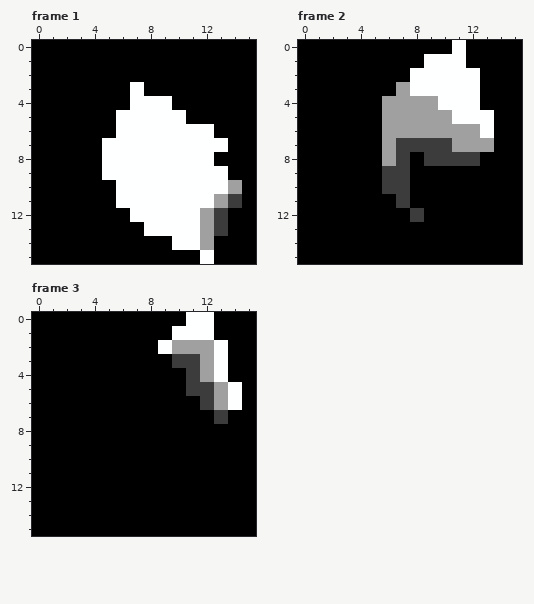
One commit to this pixel-art file: art/sprite_tiles/dagger_west.aseprite. This is how it looked before the edit.
16x16 pixels, 4 frames. Shown: frame 1, frame 2, frame 3.
The same view after the edit:
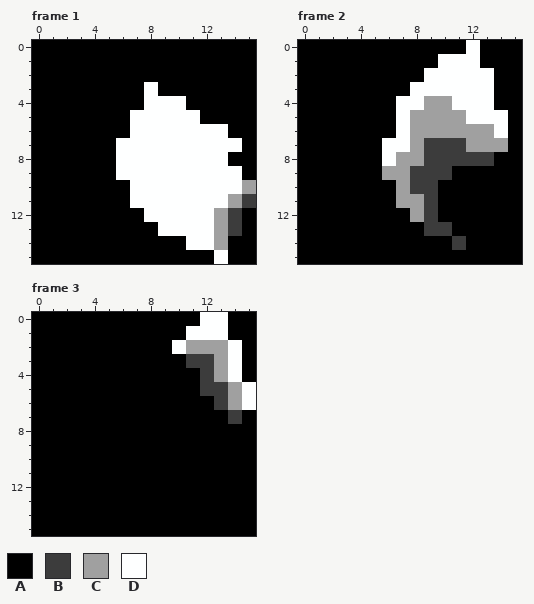
Palette (. is transparent): A #000000  B #3c3c3c  C #a0a0a0  D #feffff
Change:
--- frame 1
@@ x 0..15 @@
  2 AAAAAAAAAAAAAAAA
- 3 AAAAAAADAAAAAAAA
- 4 AAAAAAADDDAAAAAA
- 5 AAAAAADDDDDAAAAA
- 6 AAAAAADDDDDDDAAA
- 7 AAAAADDDDDDDDDAA
- 8 AAAAADDDDDDDDAAA
- 9 AAAAADDDDDDDDDAA
-10 AAAAAADDDDDDDDCA
-11 AAAAAADDDDDDDCBA
-12 AAAAAAADDDDDCBAA
-13 AAAAAAAADDDDCBAA
-14 AAAAAAAAAADDCAAA
-15 AAAAAAAAAAAADAAA
+ 3 AAAAAAAADAAAAAAA
+ 4 AAAAAAAADDDAAAAA
+ 5 AAAAAAADDDDDAAAA
+ 6 AAAAAAADDDDDDDAA
+ 7 AAAAAADDDDDDDDDA
+ 8 AAAAAADDDDDDDDAA
+ 9 AAAAAADDDDDDDDDA
+10 AAAAAAADDDDDDDDC
+11 AAAAAAADDDDDDDCB
+12 AAAAAAAADDDDDCBA
+13 AAAAAAAAADDDDCBA
+14 AAAAAAAAAAADDCAA
+15 AAAAAAAAAAAAADAA
--- frame 2
@@ x 0..15 @@
- 0 AAAAAAAAAAADAAAA
- 1 AAAAAAAAADDDAAAA
- 2 AAAAAAAADDDDDAAA
- 3 AAAAAAACDDDDDAAA
- 4 AAAAAACCCCDDDAAA
- 5 AAAAAACCCCCDDDAA
- 6 AAAAAACCCCCCCDAA
- 7 AAAAAACBBBBCCCAA
- 8 AAAAAACBABBBBAAA
- 9 AAAAAABBAAAAAAAA
-10 AAAAAABBAAAAAAAA
-11 AAAAAAABAAAAAAAA
-12 AAAAAAAABAAAAAAA
-13 AAAAAAAAAAAAAAAA
-14 AAAAAAAAAAAAAAAA
+ 0 AAAAAAAAAAAADAAA
+ 1 AAAAAAAAAADDDAAA
+ 2 AAAAAAAAADDDDDAA
+ 3 AAAAAAAADDDDDDAA
+ 4 AAAAAAADDCCDDDAA
+ 5 AAAAAAADCCCCDDDA
+ 6 AAAAAAADCCCCCCDA
+ 7 AAAAAADDCBBBCCCA
+ 8 AAAAAADCCBBBBBAA
+ 9 AAAAAACCBBBAAAAA
+10 AAAAAAACBBAAAAAA
+11 AAAAAAACCBAAAAAA
+12 AAAAAAAACBAAAAAA
+13 AAAAAAAAABBAAAAA
+14 AAAAAAAAAAABAAAA
 15 AAAAAAAAAAAAAAAA
--- frame 3
@@ x 7..15 @@
- 0 AAAADDAAA
- 1 AAADDDAAA
- 2 AADCCCDAA
- 3 AAABBCDAA
- 4 AAAABCDAA
- 5 AAAABBCDA
- 6 AAAAABCDA
- 7 AAAAAABAA
+ 0 AAAAADDAA
+ 1 AAAADDDAA
+ 2 AAADCCCDA
+ 3 AAAABBCDA
+ 4 AAAAABCDA
+ 5 AAAAABBCD
+ 6 AAAAAABCD
+ 7 AAAAAAABA
  8 AAAAAAAAA
Changed places in both pictures, as pixel boxes (x1, y1, x2, y2):
changed: (102, 82, 256, 264)
changed: (382, 40, 508, 250)
changed: (158, 312, 256, 424)
